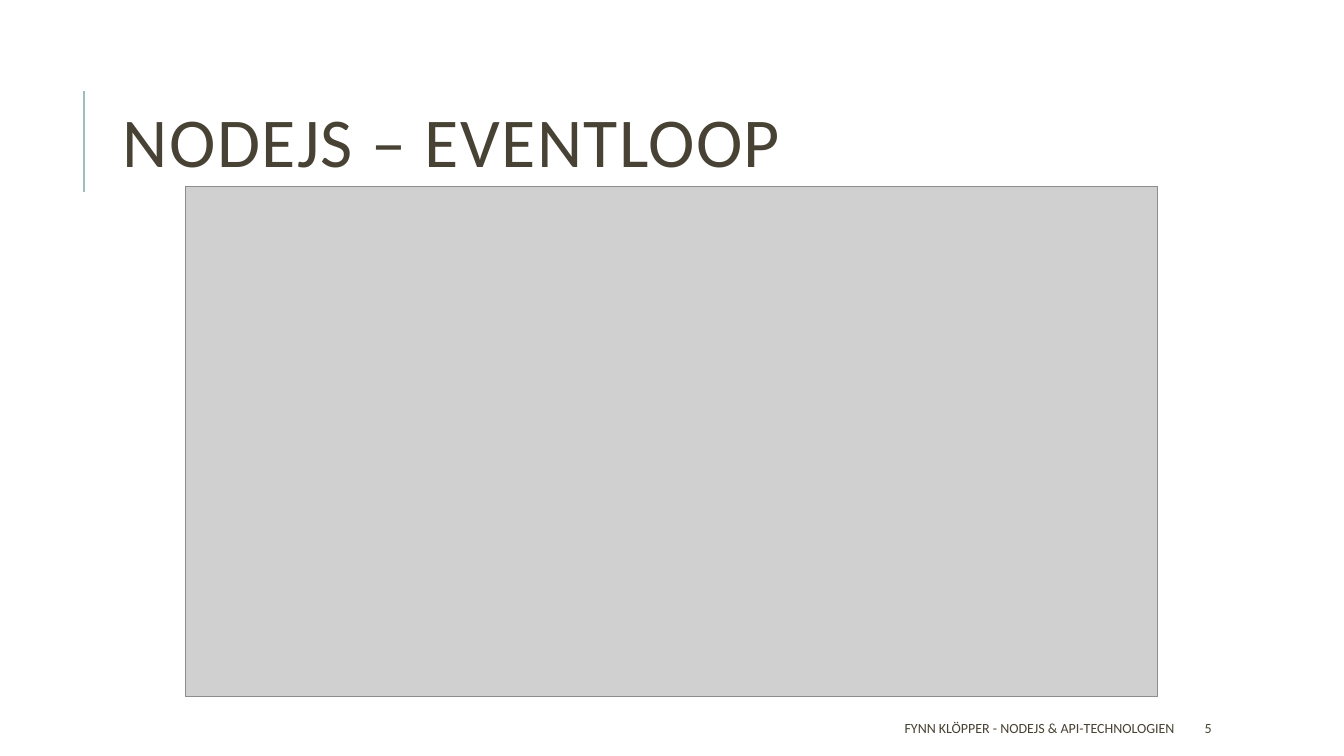
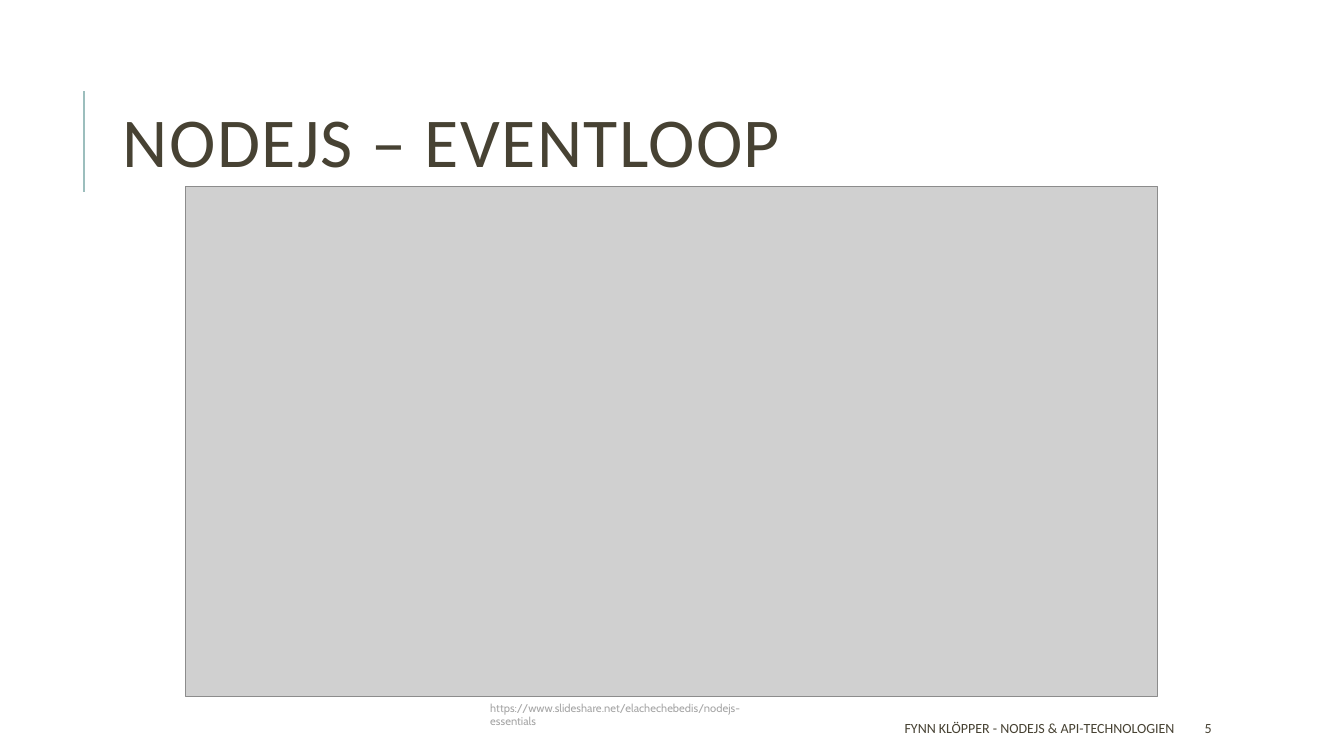
Before and after one commit to fkloepper/presentation, a slide deck: slide 5 of Fullstack Development/Backend/Backend.pptx. Drawn at 1344x756 pixels with LibreOffice and Linux fonts; fonts in the diff are those of the drawing; grey boxes stand for pictures. Boxes give left, top, right and bottom in pixels: in the first picture for what was removed or moved away, otherwise in the second. Text is boxed around its words. In the diff, an @@ line names an element or a change of style, - is before the commit and + after.

```diff
--- a/Fullstack Development/Backend/Backend.pptx
+++ b/Fullstack Development/Backend/Backend.pptx
@@ text added at <box>490,704,740,725</box>, 8 pt, text #A6A6A6 @@
+https://www.slideshare.net/elachechebedis/nodejs-essentials
```
Also in this commit, not shown: 11 other slides changed, 7 slides added, 1 slide removed, 1 other file.
